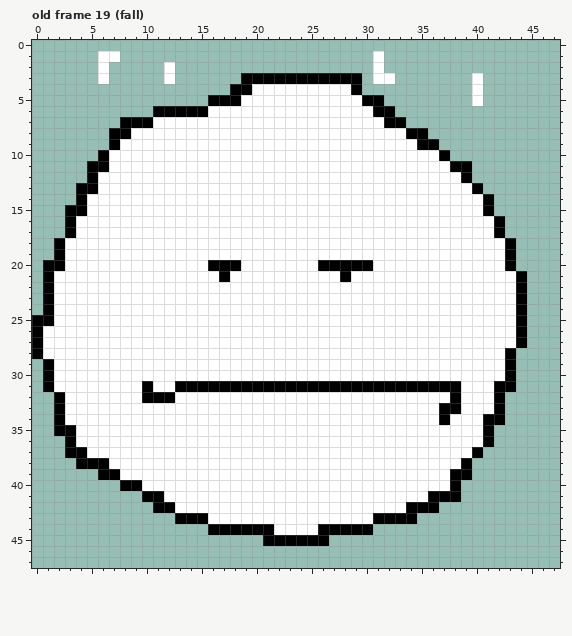
Pixel-art file: res/atlas/player_hud.aseprite. The picture above was drawn from the file before the commit.
48x48 pixels, 25 frames. Shown: old frame 19 (fall). The commit also changed other frames, which this record leaves out.
The result:
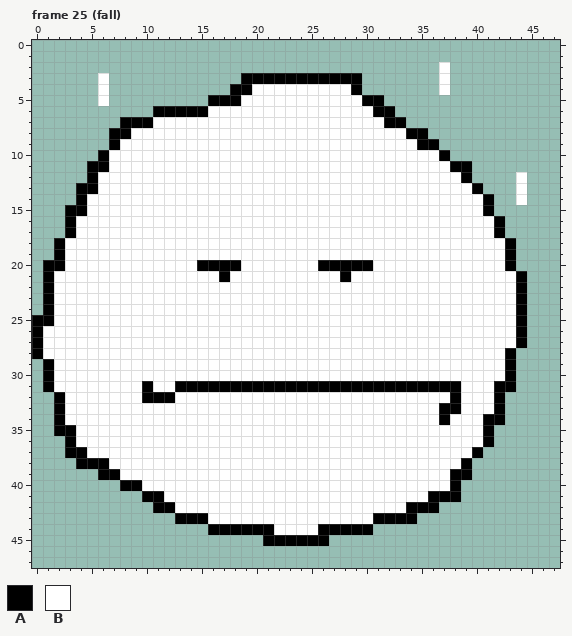
Palette (. is transparent): A #000000  B #ffffff
A new or re-ordered frame is compared with the old frame closest to it.
Difference:
frames 25 -> 32
--- frame 25 (fall) is new; against old frame 19 (fall)
@@ x 0..47 @@
  0 ................................................
- 1 ......BB.......................B................
- 2 ......B.....B..................B................
- 3 ......B.....B......AAAAAAAAAAA.BB.......B.......
- 4 ..................AABBBBBBBBBA..........B.......
- 5 ................AAABBBBBBBBBBBAA........B.......
+ 1 ................................................
+ 2 .....................................B..........
+ 3 ......B............AAAAAAAAAAA.......B..........
+ 4 ......B...........AABBBBBBBBBA.......B..........
+ 5 ......B.........AAABBBBBBBBBBBAA................
  6 ...........AAAAABBBBBBBBBBBBBBBAA...............
@@ x 42..46 @@
 11 .....
-12 .....
-13 .....
-14 .....
+12 ..B..
+13 ..B..
+14 ..B..
 15 .....
@@ x 13..17 @@
 19 BBBBB
-20 BBBAA
+20 BBAAA
 21 BBBBA
Where, in picture pixels (left, top, right, bottom), the same in both pictures:
changed: (98, 51, 120, 106)
erased: (373, 51, 395, 84)
erased: (164, 62, 175, 84)
changed: (439, 62, 483, 106)
added: (516, 172, 527, 205)
changed: (197, 260, 208, 271)
